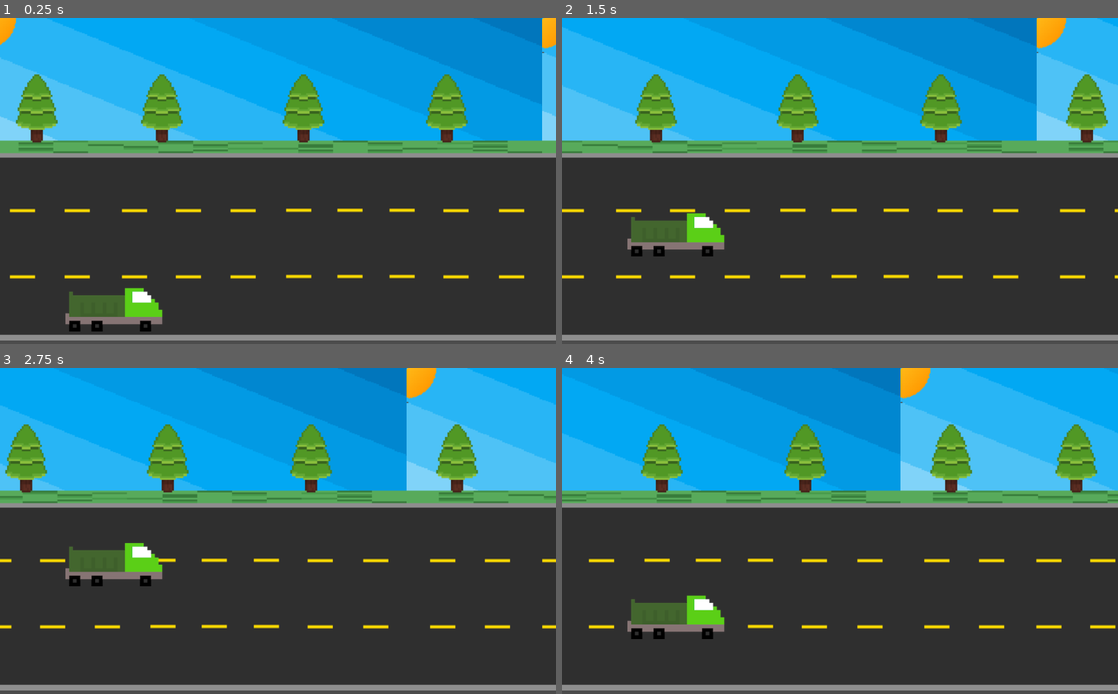
Above: before the commit, frames 1-4 (two rows, left to right).
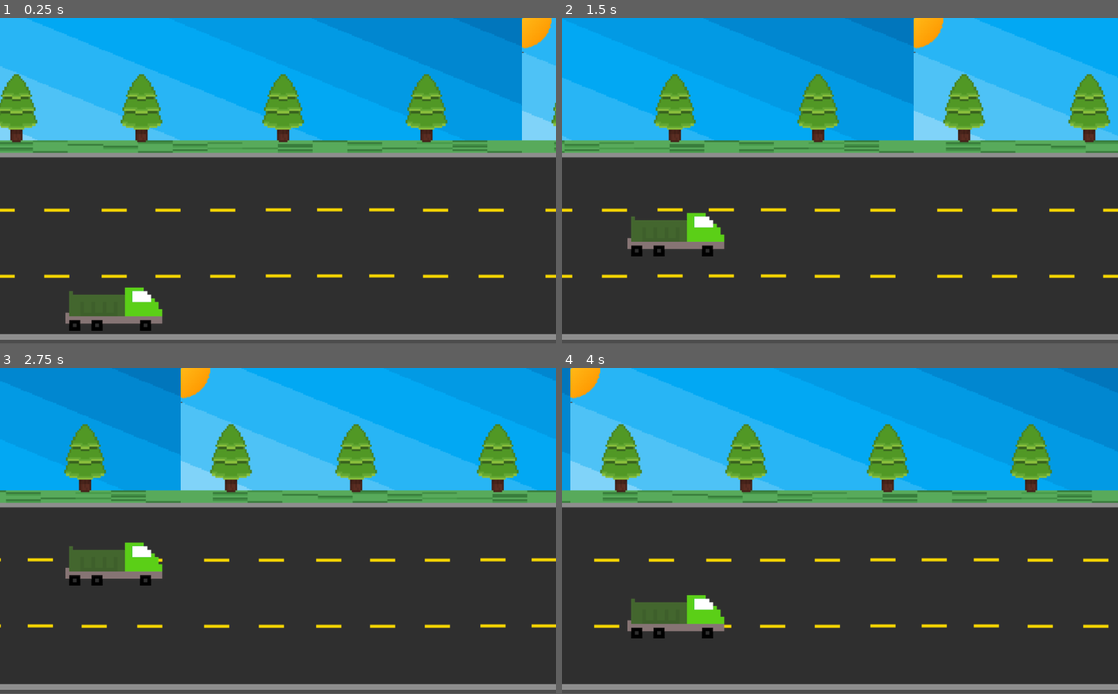
Above: after the commit, the same moments.

Repository: 2023M1T6-Inteli/grupo1
Game: Godot game, scene res://NodeRoad.tscn
Same seed, same stepped clock (60 frames per second), same inputs: the game is played once before the commit and once after it.
Inputs:
- Up to frame 1 (0.25 s): no input
- Up to frame 2 (1.5 s): hold Up (ui_up) 0.53-1.28 s; hold Down (ui_down) from 1.28 s (still down)
- Up to frame 3 (2.75 s): release Down (ui_down) at 2.03 s; hold Up (ui_up) from 2.03 s (still down)
- Up to frame 4 (4 s): release Up (ui_up) at 3.53 s; hold Down (ui_down) from 3.53 s (still down)
The window is 800x469 before the commit and 800x468 after it. Grey fills any space a smaller window leaves; there, only what the larger window draws over its background counts as a difference.

The runs differ from the first frame. In frame 1, 13% of the frame differs, in the area x 0-100%, y 0-99%; in frame 2, 25%; in frame 3, 37%; in frame 4, 37%.

Commit message:
setup scene dynamic speed

Diff:
--- a/src/JACQUIS/NodeRoad.tscn
+++ b/src/JACQUIS/NodeRoad.tscn
@@ -22,7 +22,6 @@
 
 [node name="ParallaxBackground" type="ParallaxBackground" parent="."]
 script = ExtResource( 4 )
-scrolling_speed = 100.0
 
 [node name="ParallaxLayer" type="ParallaxLayer" parent="ParallaxBackground"]
 z_as_relative = false
--- a/src/JACQUIS/ParallaxBackground.gd
+++ b/src/JACQUIS/ParallaxBackground.gd
@@ -1,5 +1,10 @@
 extends ParallaxBackground
-export (float) var scrolling_speed = 500.0
+export (float) var scrolling_speed = 250.0
 
 func _process(delta):
+	# Gradually increases the speed of the game up to 500.0
+	if scrolling_speed <= 500:
+		scrolling_speed += delta
+		print(scrolling_speed)
+
 	scroll_offset.x -= scrolling_speed * delta
--- a/src/JACQUIS/project.godot
+++ b/src/JACQUIS/project.godot
@@ -16,7 +16,9 @@
 
 [display]
 
+window/size/resizable=false
 window/stretch/mode="2d"
+window/stretch/aspect="keep"
 
 [gui]
 
